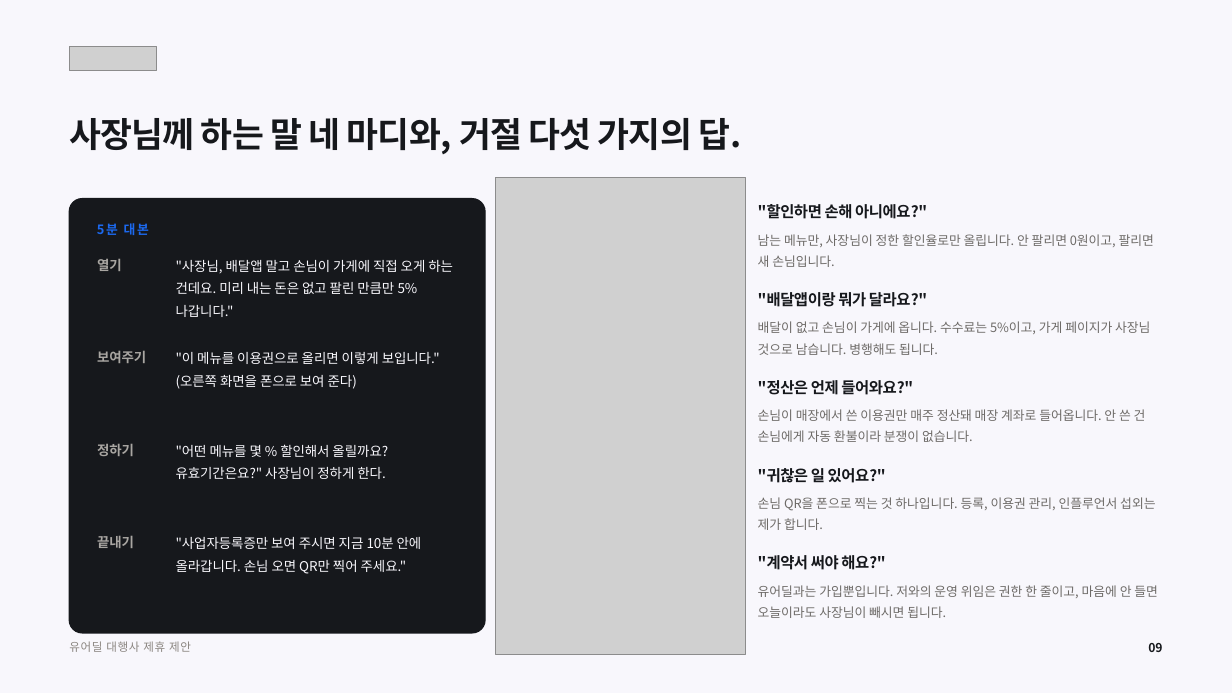
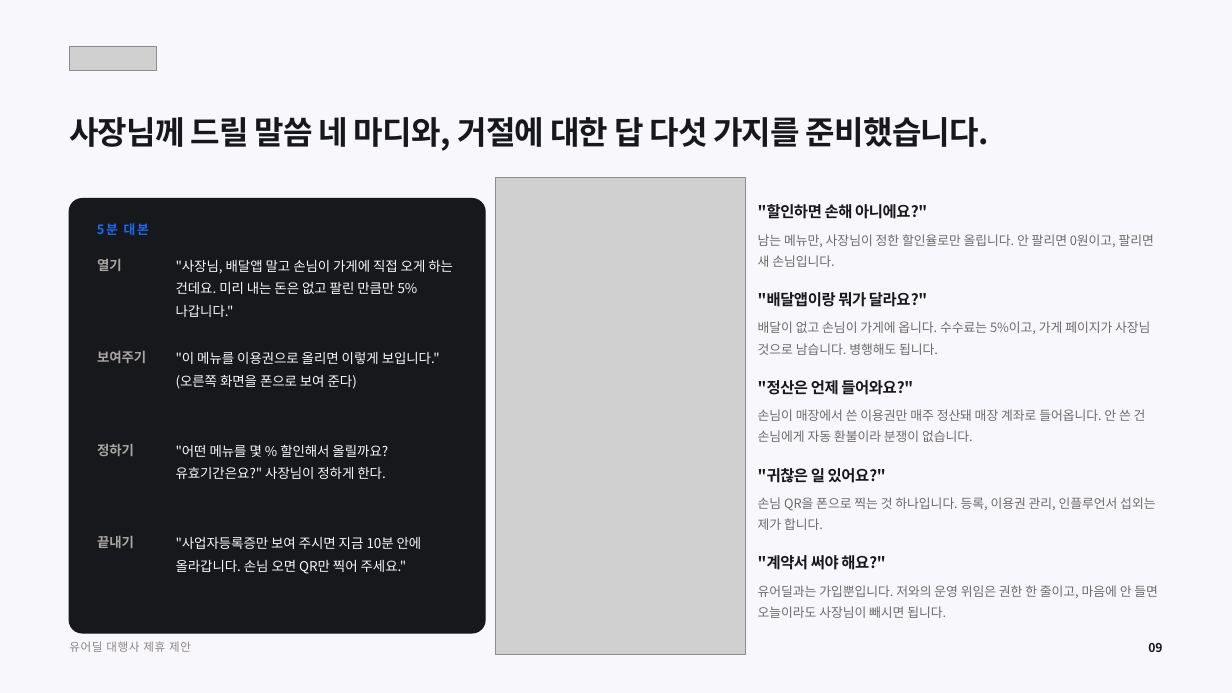
Before and after one commit to tobe2111/ur-live, a slide deck: slide 9 of docs/business/proposals/urdeal-agency-proposal.pptx. Drawn at 1232x693 pixels with LibreOffice and Linux fonts; fonts in the diff are those of the drawing; grey boxes stand for pictures. Boxes give left, top, right and bottom in pixels: in the first picture for what was removed or moved away, otherwise in the second. Text is boxed around its words. In the diff, an @@ line names an element or a change of style, - is before the commit and + after.

```diff
--- a/docs/business/proposals/urdeal-agency-proposal.pptx
+++ b/docs/business/proposals/urdeal-agency-proposal.pptx
@@ text at (69,117,989,151): text changed; size 27 to 25 pt @@
-사장님께 하는 말 네 마디와, 거절 다섯 가지의 답.
+사장님께 드릴 말씀 네 마디와, 거절에 대한 답 다섯 가지를 준비했습니다.
```
Also in this commit, not shown: 15 other slides changed, 10 other files.
